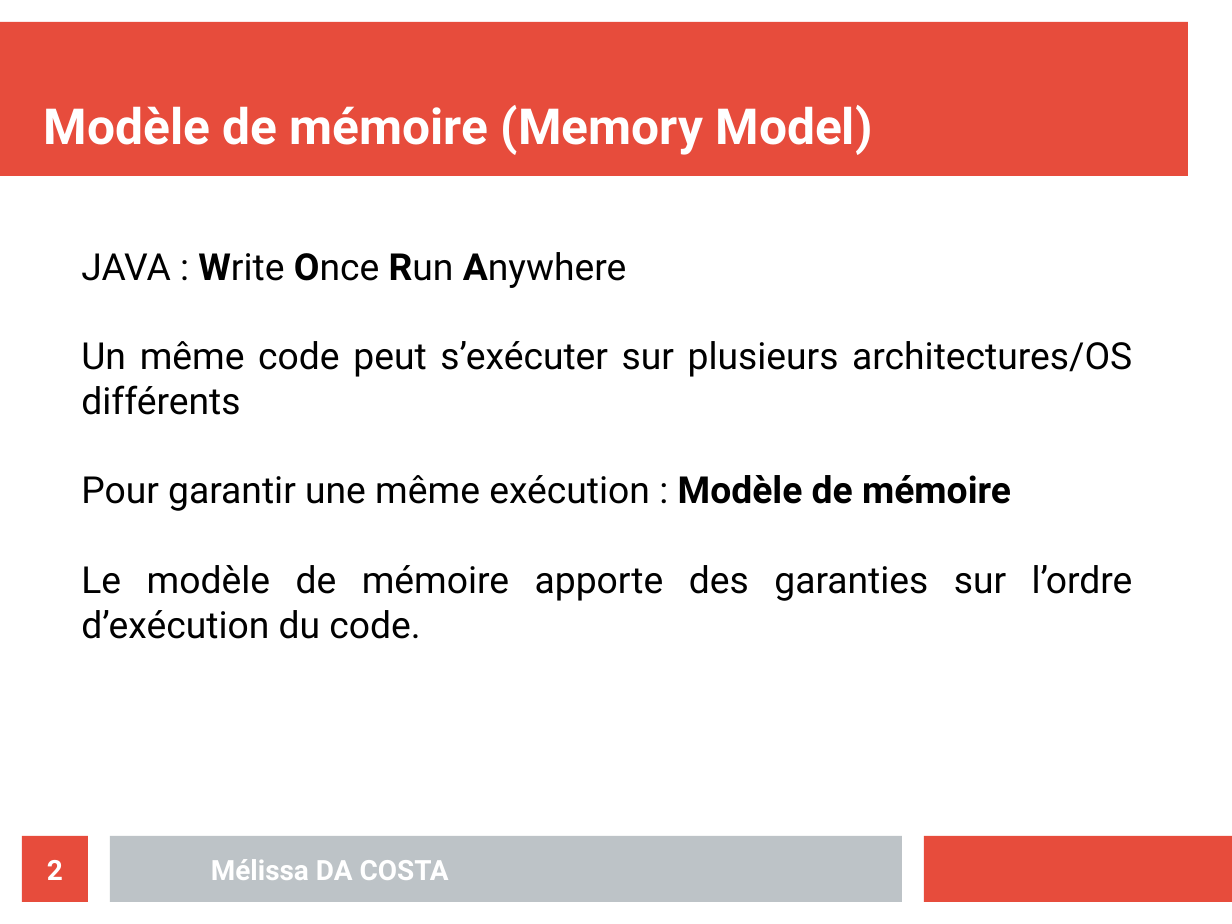
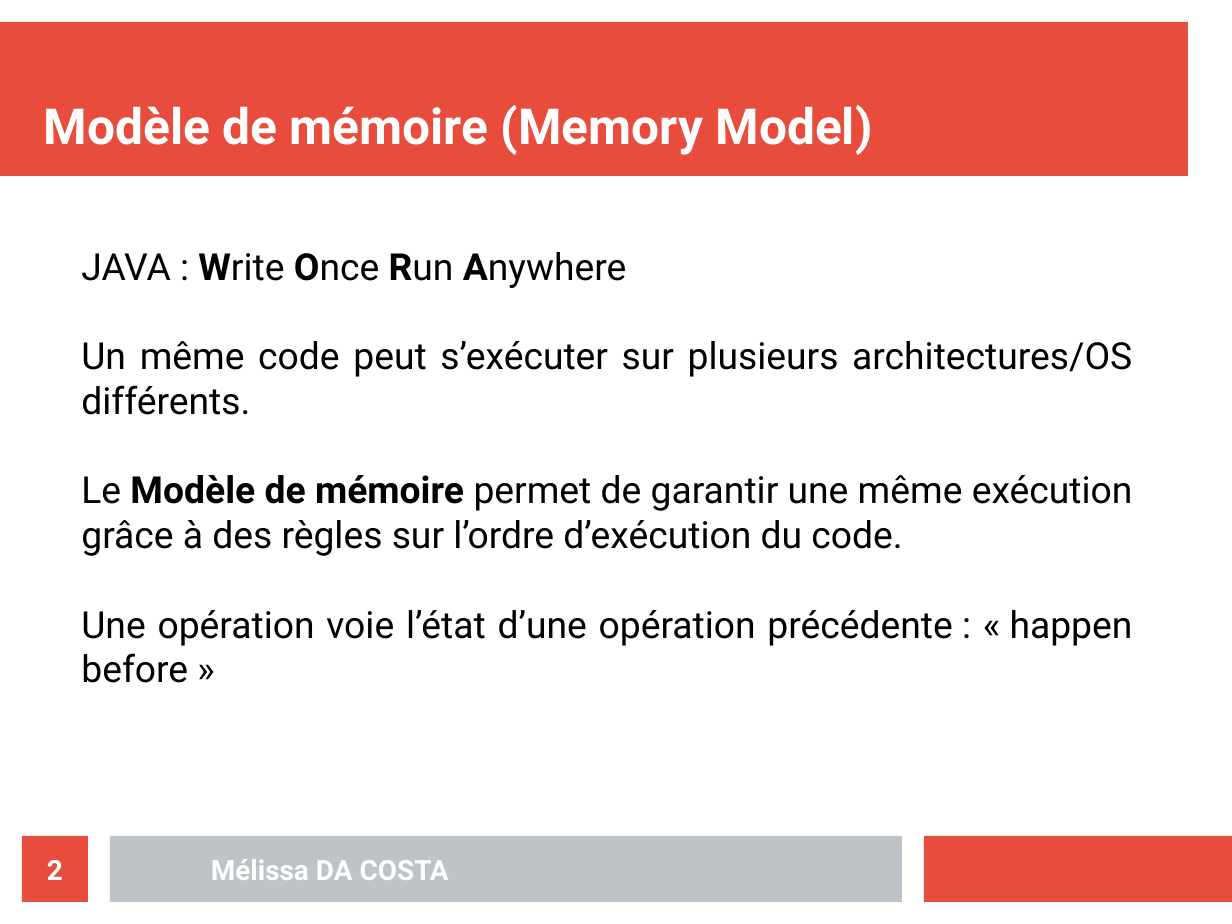
Before and after one commit to MelissaDaCosta/struct_conc, a slide deck: slide 2 of TP2/Mélissa_DA_COSTA_slides_TP02.odp. Drawn at 1232x924 pixels with LibreOffice and Linux fonts; fonts in the diff are those of the drawing. Boxes give left, top, right and bottom in pixels: in the first picture for what was removed or moved away, otherwise in the second. Text is boxed around its words. In the diff, an @@ line names an element or a change of style, - is before the commit and + after.

```diff
--- a/TP2/Mélissa_DA_COSTA_slides_TP02.odp
+++ b/TP2/Mélissa_DA_COSTA_slides_TP02.odp
@@ text at box(81, 341, 1133, 683): text changed @@
-Un même code peut s’exécuter sur plusieurs architectures/OS différents
-Pour garantir une même exécution : Modèle de mémoire
-Le modèle de mémoire apporte des garanties sur l’ordre d’exécution du code.
+Un même code peut s’exécuter sur plusieurs architectures/OS différents.
+Le Modèle de mémoire permet de garantir une même exécution grâce à des règles sur l’ordre d’exécution du code.
+Une opération voie l’état d’une opération précédente : « happen before »
```
Also in this commit, not shown: 4 other slides changed, 2 slides added, 1 slide removed, 8 other files.
